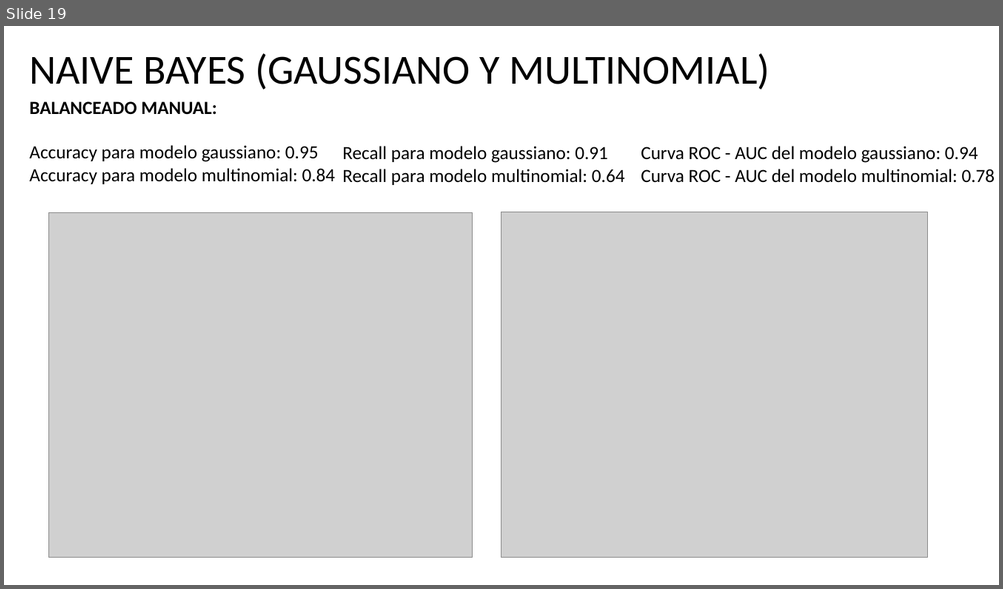
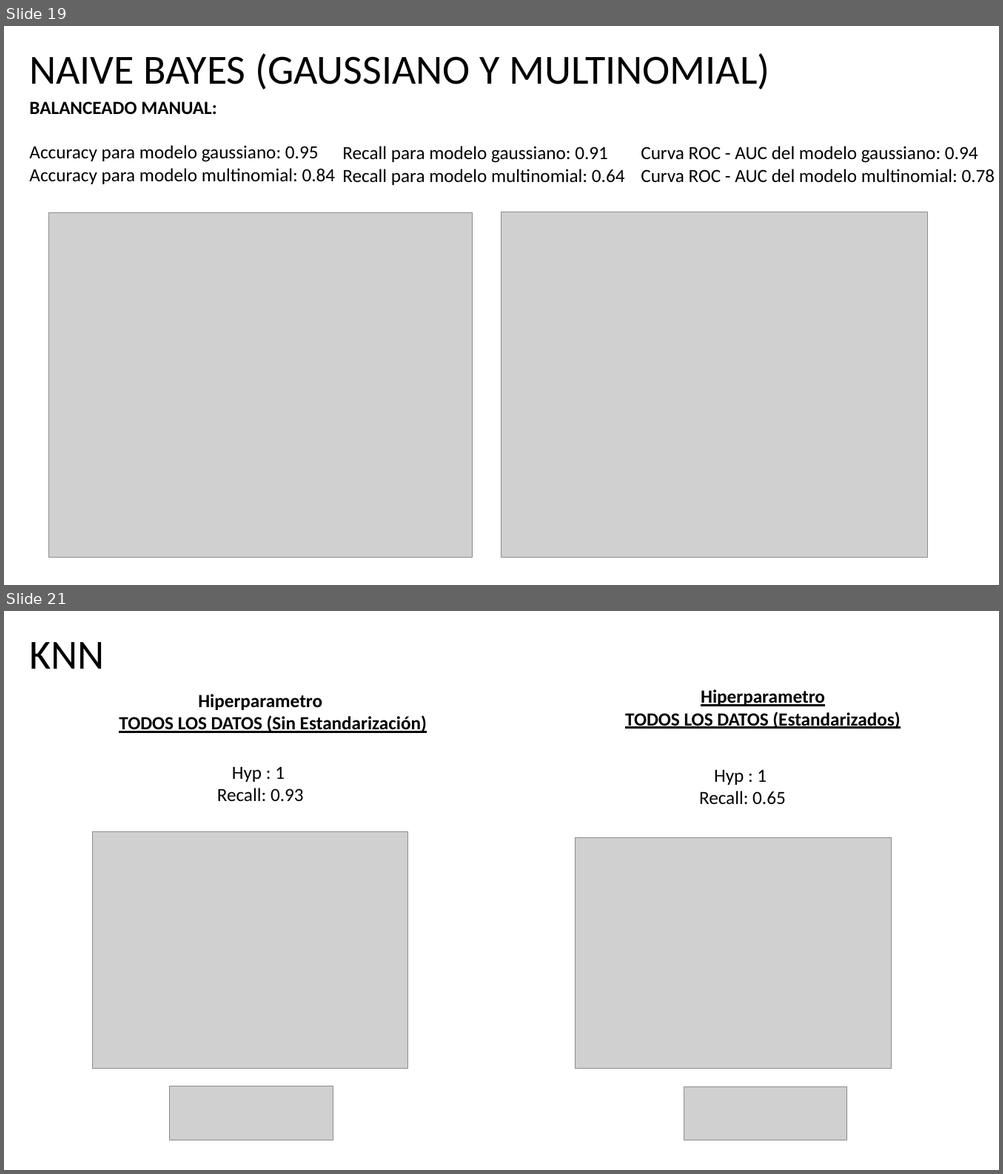
Before and after one commit to asasa293/limpieza_datos, a slide deck: TP3/TP3_Grupo12.pptx. Shown one above the other, each under a label of ours: slide 19 before the commit, slides 19 and 21 after it; the slides between them are not shown. The pictures are 1003x589 and 1003x1174 pixels, drawn with LibreOffice and Linux fonts; fonts in the diff are those of the drawing; grey boxes stand for pictures. Boxes give left, top, right and bottom in pixels: in the first picture for what was removed or moved away, otherwise in the second. Text is boxed around its words. In the diff, an @@ line names an element or a change of style, - is before the commit and + after.

```diff
--- a/TP3/TP3_Grupo12.pptx
+++ b/TP3/TP3_Grupo12.pptx
@@ slide 21 added at (x1=4, y1=611, x2=999, y2=1170), background #FFFFFF @@
@@ text added at (x1=29, y1=642, x2=104, y2=669), 40 pt, text #000000 @@
+KNN
@@ text added at (x1=119, y1=694, x2=427, y2=733), 18 pt, text #000000, bold, underline @@
+Hiperparametro
+TODOS LOS DATOS (Sin Estandarización)
@@ text added at (x1=625, y1=689, x2=899, y2=729), 18 pt, text #000000, bold, underline @@
+Hiperparametro
+TODOS LOS DATOS (Estandarizados)
@@ text added at (x1=217, y1=766, x2=304, y2=801), 18 pt, text #000000 @@
+Hyp : 1
+Recall: 0.93
@@ text added at (x1=699, y1=769, x2=785, y2=805), 18 pt, text #000000 @@
+Hyp : 1
+Recall: 0.65
@@ picture added at (x1=92, y1=832, x2=408, y2=1069) @@
@@ picture added at (x1=575, y1=838, x2=891, y2=1069) @@
@@ picture added at (x1=170, y1=1086, x2=333, y2=1140) @@
@@ picture added at (x1=684, y1=1088, x2=847, y2=1141) @@
```
Also in this commit, not shown: 2 other slides added.
